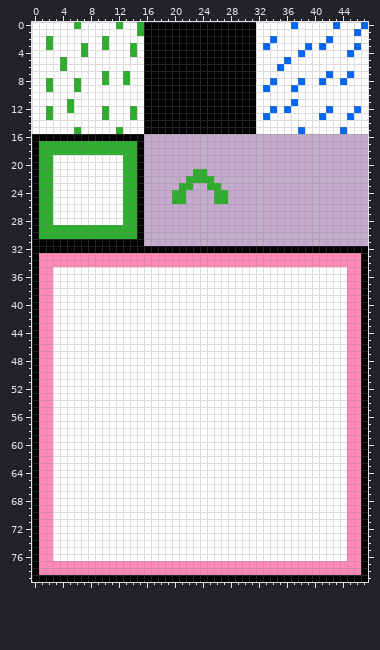
Sprite sheet, stored at new2/data/sprites.png. The first picture shows the starting point.
The file is 48x80 pixels.
New version:
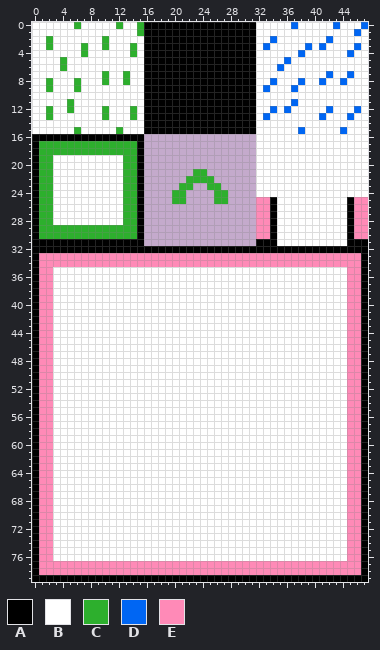
Palette (. is transparent): A #000000  B #ffffff  C #2daf2d  D #0066f3  E #ff8ab7
Difference:
@@ x 30..47 @@
 15 AABBBBBBDBBBBBDBBB
-16 ..................
-17 ..................
-18 ..................
-19 ..................
-20 ..................
-21 ..................
-22 ..................
-23 ..................
-24 ..................
-25 ..................
-26 ..................
-27 ..................
-28 ..................
-29 ..................
-30 ..................
-31 ..................
+16 ..BBBBBBBBBBBBBBBB
+17 ..BBBBBBBBBBBBBBBB
+18 ..BBBBBBBBBBBBBBBB
+19 ..BBBBBBBBBBBBBBBB
+20 ..BBBBBBBBBBBBBBBB
+21 ..BBBBBBBBBBBBBBBB
+22 ..BBBBBBBBBBBBBBBB
+23 ..BBBBBBBBBBBBBBBB
+24 ..BBBBBBBBBBBBBBBB
+25 ..EEABBBBBBBBBBAEE
+26 ..EEABBBBBBBBBBAEE
+27 ..EEABBBBBBBBBBAEE
+28 ..EEABBBBBBBBBBAEE
+29 ..EEABBBBBBBBBBAEE
+30 ..EEABBBBBBBBBBAEE
+31 ..AAABBBBBBBBBBAAA
 32 AAAAAAAAAAAAAAAAAA
Where, in picture pixels (left, top, right, bottom), the same in both pictures:
added: (256, 134, 368, 246)
